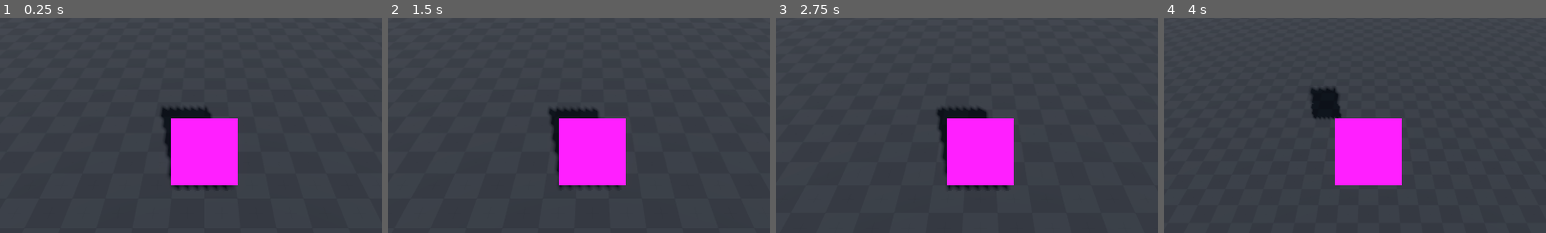
Above: before the commit, frames 1-4 (left to right).
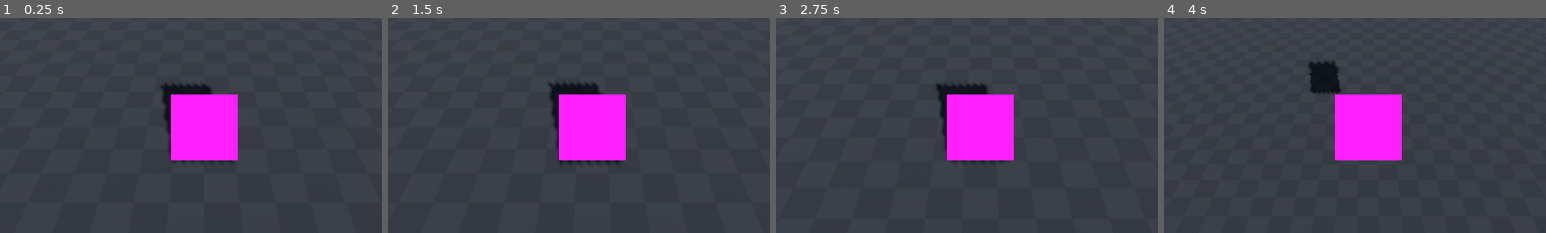
Above: after the commit, the same moments.

Repository: CogitoErgoSum01/teamproject
Game: Godot game, scene res://maps/debug.tscn
The game is run twice, just before and just after one commit, with the same random seed, the same clock (stepped at 60 frames per second) and the same inputs.
Inputs (mouse positions are % of the whole screen's width and height, from its top left):
- Up to frame 1 (0.25 s): no input
- Up to frame 2 (1.5 s): tap Enter at 0.5 s; move the mouse to (72, 45) at 0.52 s; hold D (right) 0.53-1.28 s; tap Space (jump) at 0.77 s; move the mouse to (30, 55) at 1.27 s; hold S (down) from 1.28 s (still down)
- Up to frame 3 (2.75 s): tap Space (jump) at 1.52 s; move the mouse to (60, 28) at 2.02 s; release S (down) at 2.03 s; hold D (right) from 2.03 s (still down)
- Up to frame 4 (4 s): tap Space (jump) at 2.75, 3.02, 3.77 s; move the mouse to (45, 70) at 2.77 s; release D (right) at 2.78 s; hold W (up) 2.78-3.53 s; move the mouse to (80, 65) at 3.52 s; hold A (left) from 3.53 s (still down)
The pictures show only the part of the screen within x 23-73%, y 19-69%; the shares and areas given below are measured in that part.

The runs differ from the first frame. In frame 1, 4.9% of the frame differs, in the area x 42-63%, y 30-80%; in frame 2, 4.9%; in frame 3, 5.0%; in frame 4, 5.6%, in the area x 38-63%, y 20-78%.

Commit message:
made shooting controller
Added  a ray cast which follows the mouse pointer

Diff:
--- a/scenes/player/player.tscn
+++ b/scenes/player/player.tscn
@@ -10,15 +10,24 @@
 albedo_color = Color(0.86450624, 0.00064148667, 0.8726314, 1)
 billboard_mode = 1
 
-[node name="player" type="CharacterBody3D" unique_id=313666329]
+[node name="player" type="CharacterBody3D" unique_id=313666329 node_paths=PackedStringArray("camera")]
 script = ExtResource("1_8afob")
+camera = NodePath("Camera3D")
 
 [node name="CollisionShape3D" type="CollisionShape3D" parent="." unique_id=986046210]
 shape = SubResource("SphereShape3D_8afob")
+debug_color = Color(0.99139446, 0, 0.25998026, 1)
+metadata/_edit_lock_ = true
 
 [node name="MeshInstance3D" type="MeshInstance3D" parent="." unique_id=791609896]
 mesh = SubResource("QuadMesh_g4v7s")
 surface_material_override/0 = SubResource("StandardMaterial3D_yf5fn")
 
 [node name="Camera3D" type="Camera3D" parent="." unique_id=2026227053]
-transform = Transform3D(1, 0, 0, 0, 0.7071068, 0.70710677, 0, -0.70710677, 0.7071068, 0, 3, 3)
+transform = Transform3D(1, 0, 0, 0, 0.6427877, 0.76604444, 0, -0.76604444, 0.6427877, 0, 3, 3)
+metadata/_edit_lock_ = true
+
+[node name="shooting_ray" type="RayCast3D" parent="." unique_id=964060872]
+target_position = Vector3(0, 0, -10)
+debug_shape_custom_color = Color(0, 1, 0, 1)
+metadata/_edit_lock_ = true
--- a/scripts/player.gd
+++ b/scripts/player.gd
@@ -5,9 +5,13 @@
 var jump_vel = 20.0
 var gravity = 90.0
 
+@export var camera:Camera3D
+
+func _ready() -> void:
+	Input.mouse_mode = Input.MOUSE_MODE_CONFINED
 
 func _physics_process(delta: float) -> void:
-	# Add the gravity.
+	handle_aim()
 	if not is_on_floor():
 		velocity.y -= gravity * delta
 
@@ -25,3 +29,17 @@
 		velocity.z = move_toward(velocity.z, 0, speed)
 
 	move_and_slide()
+
+func handle_aim():
+	var mouse_pos = get_viewport().get_mouse_position()
+	var from = camera.project_ray_origin(mouse_pos)
+	var cam_dir = camera.project_ray_normal(mouse_pos)
+
+	var plane := Plane(Vector3.UP , global_position.y)
+	var hit = plane.intersects_ray(from , cam_dir)
+	var to_mouse : Vector3 = hit - global_position
+	to_mouse.y = 0.0
+	if to_mouse.length() < 0.001:
+		return
+
+	$shooting_ray.rotation = Vector3(0.0 , atan2(-to_mouse.x, -to_mouse.z),0.0)
